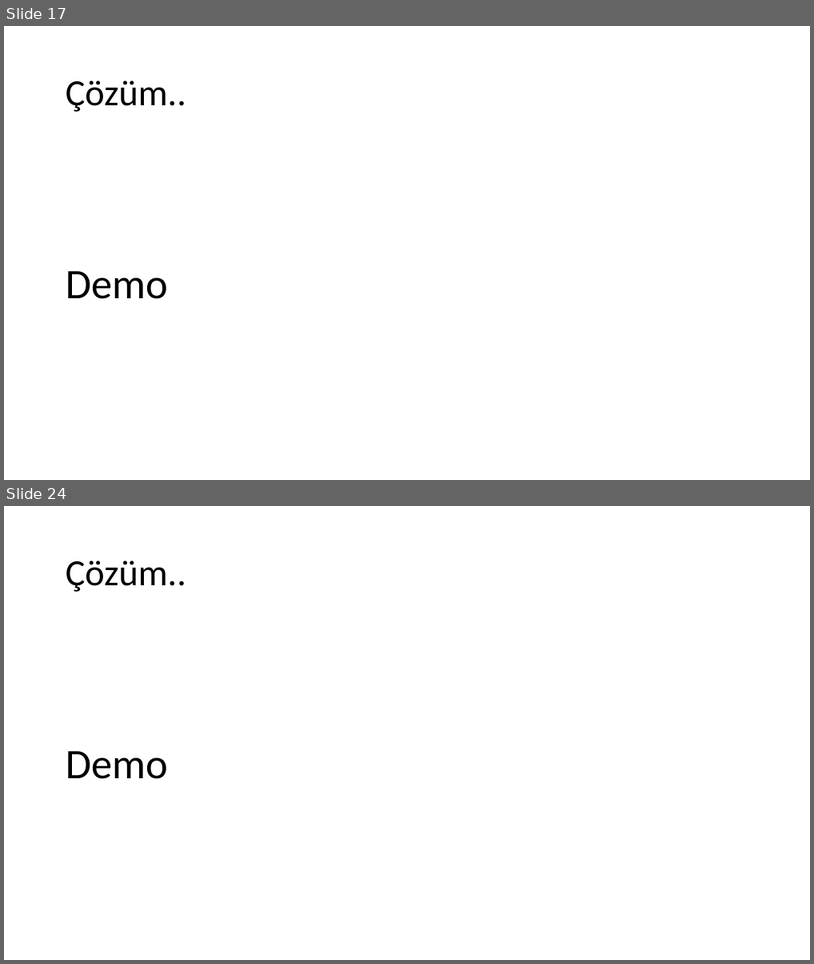
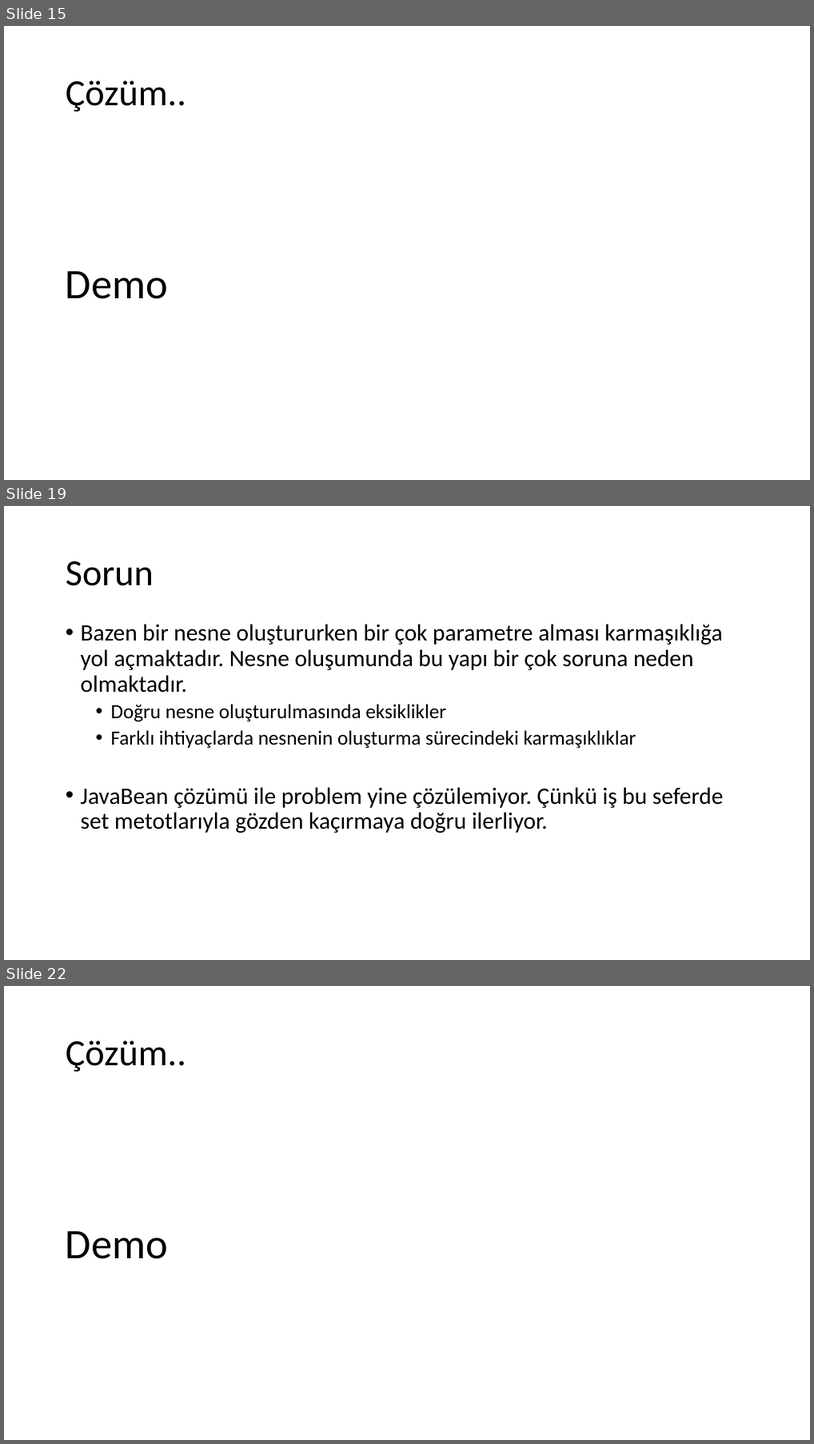
Before and after one commit to umiitkose/DesignPattern-Umiitkose, a slide deck: Tasarımdesenleri.pptx. Shown one above the other, each under a label of ours: slides 17 and 24 before the commit, slides 15, 19 and 22 after it; the slides between them are not shown. The pictures are 814x964 and 814x1444 pixels, drawn with LibreOffice and Linux fonts; fonts in the diff are those of the drawing. Boxes give left, top, right and bottom in pixels: in the first picture for what was removed or moved away, otherwise in the second. Text is boxed around its words. In the diff, an @@ line names an element or a change of style, - is before the commit and + after.

```diff
--- a/Tasarımdesenleri.pptx
+++ b/Tasarımdesenleri.pptx
@@ slide 19 added at (4, 506, 810, 960), background #FFFFFF @@
@@ title added at (66, 561, 154, 586), 44 pt, text #000000 @@
+Sorun
@@ text added at (81, 624, 724, 832), 28 pt, text #000000 @@
+• Bazen bir nesne oluştururken bir çok parametre alması karmaşıklığa yol açmaktadır. Nesne oluşumunda bu yapı bir çok soruna neden olmaktadır.
+  • Doğru nesne oluşturulmasında eksiklikler
+  • Farklı ihtiyaçlarda nesnenin oluşturma sürecindeki karmaşıklıklar
+• JavaBean çözümü ile problem yine çözülemiyor. Çünkü iş bu seferde set metotlarıyla gözden kaçırmaya doğru ilerliyor.
@@ what was slide 17 is now slide 15 @@
@@ what was slide 24 is now slide 22 @@
```
Also in this commit, not shown: 20 other slides added.
